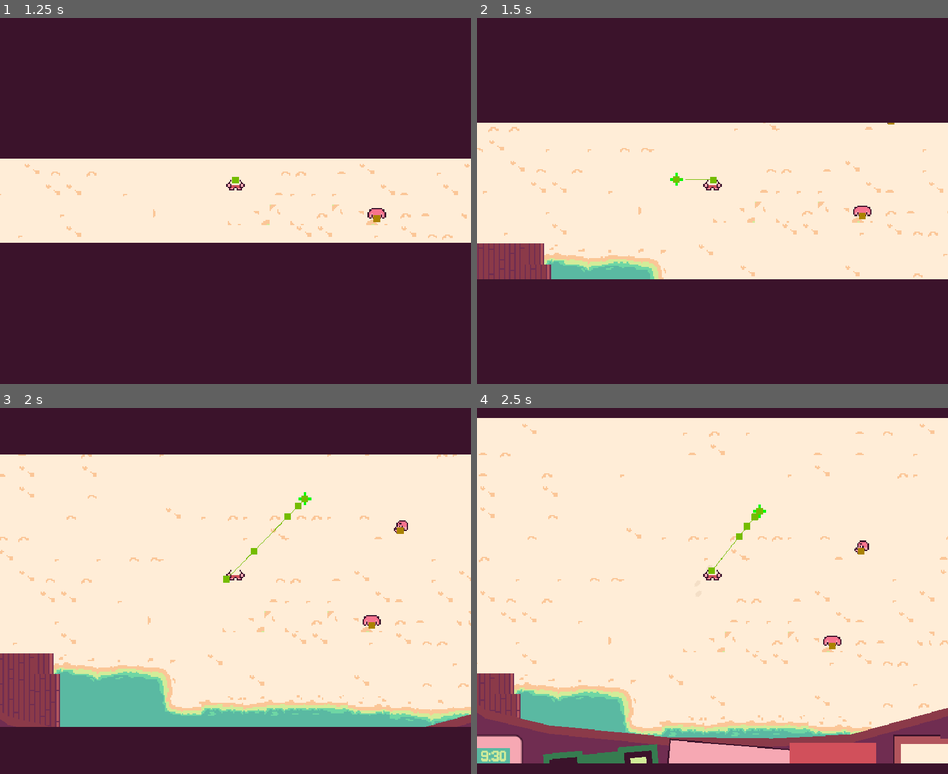
Above: before the commit, frames 1-4 (two rows, left to right).
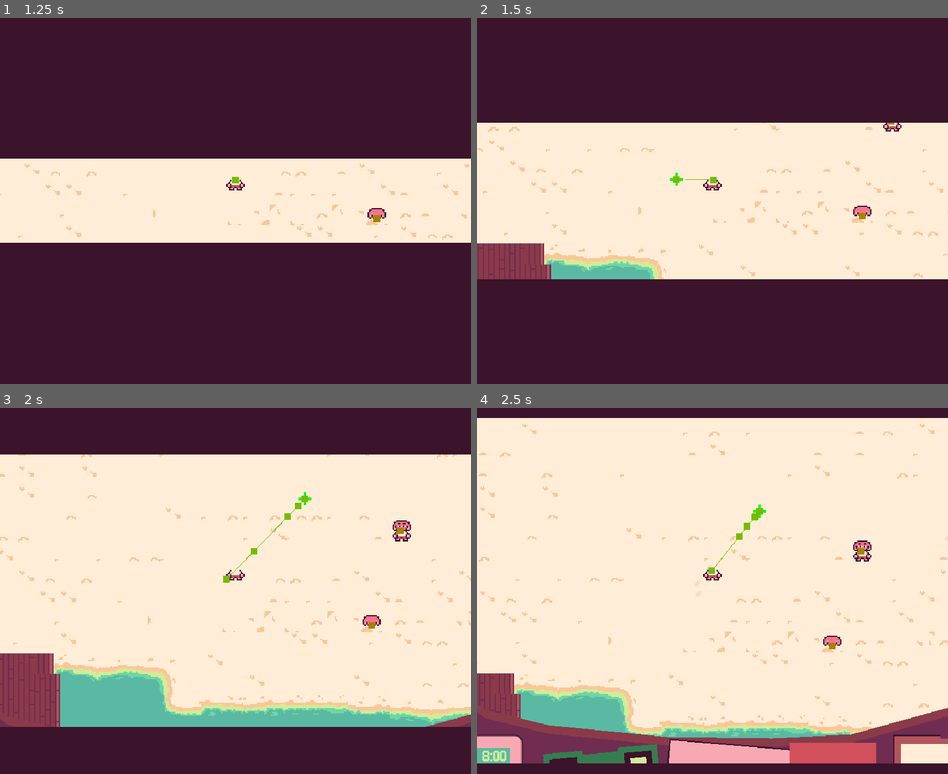
Above: after the commit, the same moments.

Repository: AstralStew/ProjectThirstyMerc
Game: Godot game, scene res://Scenes/game_scene.tscn
Same seed, same stepped clock (60 frames per second), same inputs: the game is played once before the commit and once after it.
Inputs (mouse positions are in pixels of both pictures, inside the frame that each line leads up to):
- Up to frame 1 (1.25 s): tap Enter at 0.5 s; move the mouse to (339, 182) at 0.52 s; press the mouse at (339, 182) at 0.53 s
- Up to frame 2 (1.5 s): release the mouse at (816, 182) at 1.25 s; drag from (618, 219) to (792, 98) at 1.27 s
- Up to frame 3 (2 s): no input
- Up to frame 4 (2.5 s): move the mouse to (759, 510) at 2.02 s; press the mouse at (759, 510) at 2.03 s

Frame 1 is identical in both runs. In frame 2, less than 0.1% of the frame differs, in the area x 86-91%, y 28-32%; in frame 3, 0.1%; in frame 4, 0.2%, in the area x 0-84%, y 36-97%.

Commit message:
UI recolour test

Diff:
--- a/Scenes/Prefabs/Indicators/binocular_indicator.tscn
+++ b/Scenes/Prefabs/Indicators/binocular_indicator.tscn
@@ -43,7 +43,7 @@
 texture_filter = 1
 script = ExtResource("2_i8snb")
 radius = 125.0
-radius_colour = Color(0.378, 0.42149997, 0.9, 1)
+radius_colour = Color(0.21176471, 0.4862745, 0.3137255, 1)
 is_far = false
 
 [node name="CenterContainer" type="CenterContainer" parent="Node2D" parent_id_path=PackedInt32Array(919585061) index="0" unique_id=1400158550]
--- a/Scenes/Prefabs/Indicators/metal_detector_indicator.tscn
+++ b/Scenes/Prefabs/Indicators/metal_detector_indicator.tscn
@@ -19,7 +19,7 @@
 rotation = 1.5707964
 pivot_offset_ratio = Vector2(0.5, 0.5)
 mouse_filter = 2
-color = Color(0.5381477, 0.5381477, 0.5381477, 1)
+color = Color(0.9647059, 0.65882355, 0.7019608, 1)
 
 [node name="ColorRect2" type="ColorRect" parent="Node2D" parent_id_path=PackedInt32Array(919585061) index="1" unique_id=132329204]
 offset_left = -2.0
@@ -29,7 +29,7 @@
 rotation = 1.5707964
 pivot_offset_ratio = Vector2(0.5, 0.5)
 mouse_filter = 2
-color = Color(0.5381477, 0.5381477, 0.5381477, 1)
+color = Color(0.9647059, 0.65882355, 0.7019608, 1)
 
 [node name="Area2D" type="Area2D" parent="Node2D" parent_id_path=PackedInt32Array(919585061) index="2" unique_id=1235176437]
 position = Vector2(0, 16)
--- a/Scenes/Prefabs/Indicators/shovel_indicator.tscn
+++ b/Scenes/Prefabs/Indicators/shovel_indicator.tscn
@@ -26,7 +26,14 @@
 
 [node name="Polygon2D" type="Polygon2D" parent="Node2D/Control" index="0" unique_id=1457915834]
 position = Vector2(0, 60)
-color = Color(0.74857974, 0.74857974, 0.7485797, 1)
+color = Color(1, 0.92941177, 0.84313726, 1)
+polygon = PackedVector2Array(-34, 0, 0, -4, 34, 0, 24, 44, 0, 64, -24, 44)
+
+[node name="Polygon2D2" type="Polygon2D" parent="Node2D/Control/Polygon2D" index="0" unique_id=1790166190]
+z_index = -14
+position = Vector2(0, -9.999997)
+scale = Vector2(1.4367037, 1.4367037)
+color = Color(0.23137255, 0.07450981, 0.16862746, 1)
 polygon = PackedVector2Array(-34, 0, 0, -4, 34, 0, 24, 44, 0, 64, -24, 44)
 
 [node name="Gfx2" type="ColorRect" parent="Node2D/Control" index="1" unique_id=1039377852]
@@ -37,7 +44,7 @@
 offset_bottom = 63.0
 pivot_offset_ratio = Vector2(0.5, 0.5)
 mouse_filter = 2
-color = Color(0.6, 0.18, 0.27100003, 1)
+color = Color(0.81960785, 0.3137255, 0.35686275, 1)
 
 [node name="Gfx" type="ColorRect" parent="Node2D/Control" index="2" unique_id=482195300]
 layout_mode = 0
@@ -47,7 +54,7 @@
 offset_bottom = 9.0
 pivot_offset_ratio = Vector2(0.5, 0.5)
 mouse_filter = 2
-color = Color(0.6, 0.18, 0.27100003, 1)
+color = Color(0.81960785, 0.3137255, 0.35686275, 1)
 
 [node name="Area2D" type="Area2D" parent="Node2D" parent_id_path=PackedInt32Array(919585061) index="1" unique_id=908884314]
 position = Vector2(0, 9)
--- a/Scenes/game_scene.tscn
+++ b/Scenes/game_scene.tscn
@@ -177,6 +177,7 @@
 
 [node name="WorldManager" type="Node" parent="Managers" unique_id=1320016716]
 script = ExtResource("1_ikfsv")
+day_duration = 280.0
 metadata/_custom_type_script = "uid://dkkfnnhgyik5t"
 
 [node name="HudManager" type="Node" parent="Managers" unique_id=254078220]
@@ -389,7 +390,14 @@
 texture_filter = 1
 texture = ExtResource("8_817jg")
 region_enabled = true
-region_rect = Rect2(0, 16, 16, 16)
+region_rect = Rect2(32, 16, 16, 16)
+region_filter_clip_enabled = true
+
+[node name="SpriteSheetCharacters3" type="Sprite2D" parent="World/Entities/Characters/NPCharacter" unique_id=651257947]
+texture_filter = 1
+texture = ExtResource("8_817jg")
+region_enabled = true
+region_rect = Rect2(16, 16, 16, 16)
 region_filter_clip_enabled = true
 
 [node name="CollisionShape2D" type="CollisionShape2D" parent="World/Entities/Characters/NPCharacter" unique_id=1606013968]
